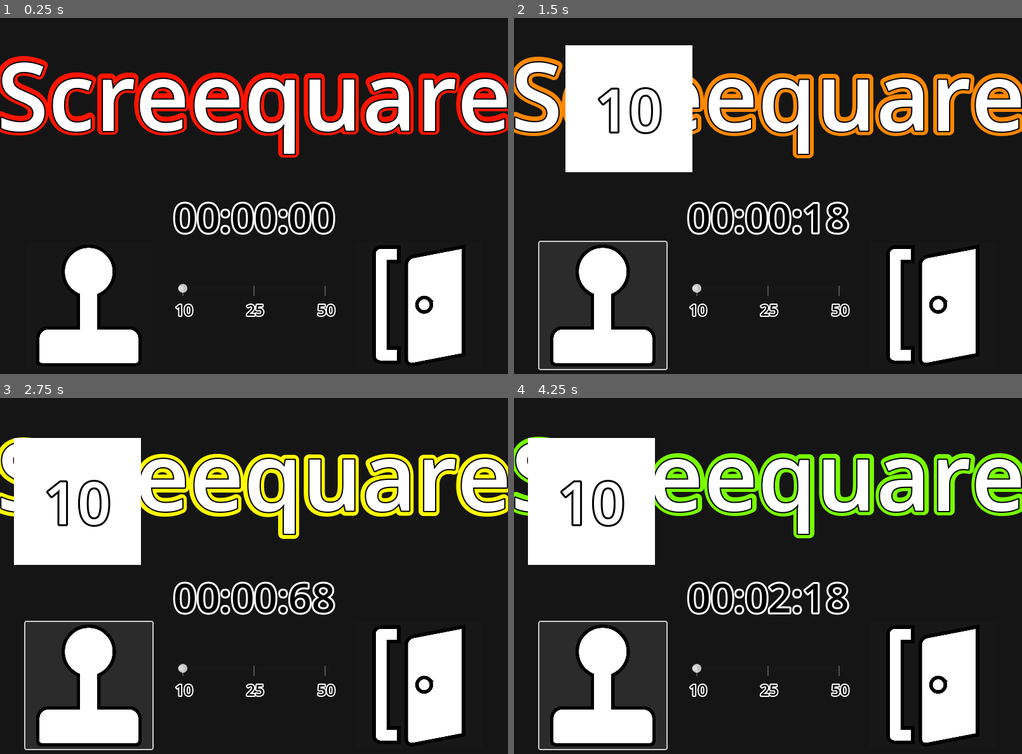
Above: before the commit, frames 1-4 (two rows, left to right).
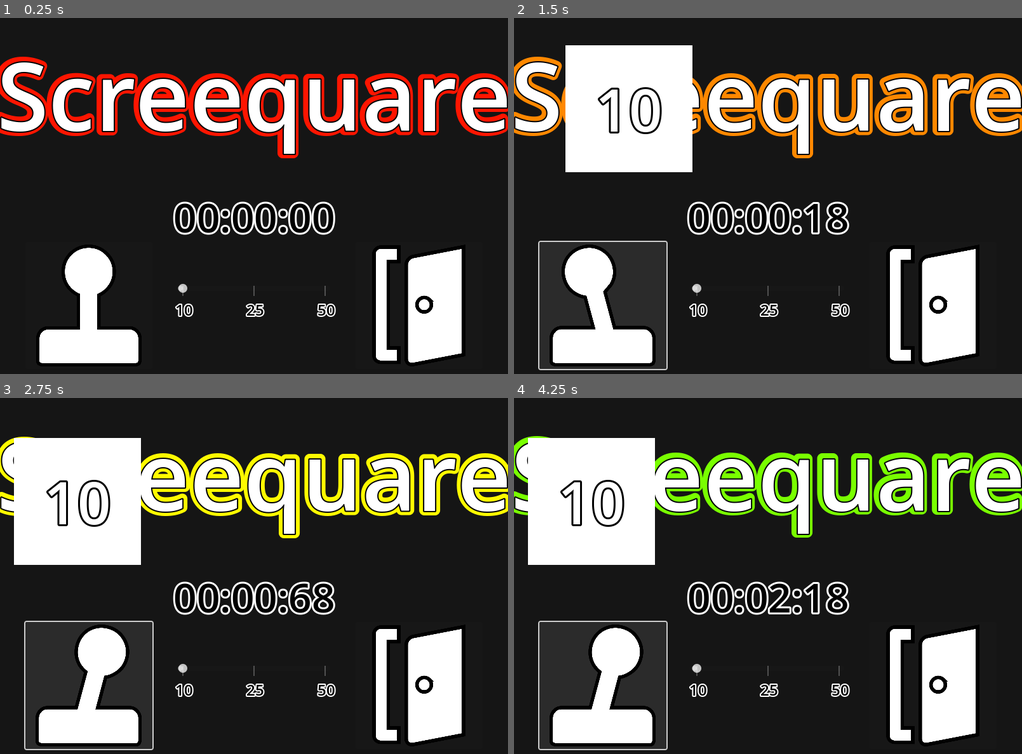
Above: after the commit, the same moments.

Repository: jcfp0003/Screequare
Game: Godot game, scene res://Scenes/MenuGUI.tscn
The game is run twice, just before and just after one commit, with the same random seed, the same clock (stepped at 60 frames per second) and the same inputs.
Inputs (mouse positions are in pixels of both pictures, inside the frame that each line leads up to):
- Up to frame 1 (0.25 s): no input
- Up to frame 2 (1.5 s): click (605, 306) at 0.5 s; click (605, 306) at 1.25 s
- Up to frame 3 (2.75 s): click (91, 686) at 2 s
- Up to frame 4 (4.25 s): no input

The runs differ from the first frame. In frame 1, 1.4% of the frame differs, in the area x 0-100%, y 10-40%; in frame 2, 2.1%; in frame 3, 2.3%; in frame 4, 2.9%, in the area x 0-100%, y 10-98%.

Commit message:
Display layout fix and menu animations

Diff:
--- a/Scenes/MenuGUI.tscn
+++ b/Scenes/MenuGUI.tscn
@@ -147,6 +147,9 @@
 font_color = Color(0, 0, 0, 1)
 outline_size = 8
 
+[sub_resource type="PlaceholderTexture2D" id="PlaceholderTexture2D_6vfjs"]
+size = Vector2(64, 64)
+
 [node name="MenuGui" type="Control"]
 layout_mode = 3
 anchors_preset = 15
@@ -154,6 +157,7 @@
 anchor_bottom = 1.0
 grow_horizontal = 2
 grow_vertical = 2
+script = ExtResource("1_q2fv6")
 
 [node name="GameControl" type="Node" parent="."]
 script = ExtResource("2_ftny7")
@@ -218,7 +222,6 @@
 label_settings = SubResource("LabelSettings_130k6")
 horizontal_alignment = 1
 vertical_alignment = 1
-script = ExtResource("1_q2fv6")
 
 [node name="Play" type="Button" parent="."]
 layout_mode = 1
@@ -250,15 +253,15 @@
 icon_alignment = 1
 expand_icon = true
 
-[node name="AnimationTree" type="AnimationTree" parent="."]
+[node name="TitleAnimTree" type="AnimationTree" parent="."]
 tree_root = SubResource("AnimationNodeStateMachine_xao1h")
-anim_player = NodePath("../AnimationPlayer")
+anim_player = NodePath("../TitleAnimPlayer")
 parameters/conditions/exitHovered = false
 parameters/conditions/exitUnhovered = false
 parameters/conditions/playHovered = false
 parameters/conditions/playUnhovered = false
 
-[node name="AnimationPlayer" type="AnimationPlayer" parent="."]
+[node name="TitleAnimPlayer" type="AnimationPlayer" parent="."]
 libraries = {
 "": SubResource("AnimationLibrary_yom7h"),
 "MainMenu": SubResource("AnimationLibrary_7hdt2")
@@ -307,11 +310,21 @@
 text = "50"
 label_settings = SubResource("LabelSettings_1xoy7")
 
+[node name="Button" type="Button" parent="."]
+visible = false
+layout_mode = 0
+offset_left = 33.0
+offset_top = 229.0
+offset_right = 105.0
+offset_bottom = 301.0
+icon = SubResource("PlaceholderTexture2D_6vfjs")
+
 [connection signal="pressed" from="GameControl/GameWindow/MainButton" to="GameControl" method="_main_button_press"]
-[connection signal="mouse_entered" from="Play" to="." method="_play_button_hovered"]
-[connection signal="mouse_exited" from="Play" to="." method="_play_button_exited"]
+[connection signal="mouse_entered" from="Play" to="." method="_play_btn_hovered"]
+[connection signal="mouse_exited" from="Play" to="." method="_play_btn_unhovered"]
 [connection signal="pressed" from="Play" to="GameControl" method="_play_button_press"]
-[connection signal="mouse_entered" from="Exit" to="." method="_exit_button_hovered"]
-[connection signal="mouse_exited" from="Exit" to="." method="_exit_button_exited"]
+[connection signal="mouse_entered" from="Exit" to="." method="_exit_btn_hovered"]
+[connection signal="mouse_exited" from="Exit" to="." method="_exit_btn_unhovered"]
 [connection signal="pressed" from="Exit" to="GameControl" method="_exit_pressed"]
 [connection signal="value_changed" from="ScoreSlider" to="GameControl" method="_score_drag_changed"]
+[connection signal="pressed" from="Button" to="GameControl" method="_main_button_press"]
--- a/Scripts/GameControl.gd
+++ b/Scripts/GameControl.gd
@@ -36,7 +36,7 @@
 
 # Game score button pressed, decrease count and relocate window randomly
 func _main_button_press():
-	game_score -= 1;
+	#game_score -= 1;
 	if game_score <= 0:
 		GAME_WINDOW.visible = false;
 		game_active = false;
@@ -65,10 +65,14 @@
 	var display_pos = DisplayServer.screen_get_position(target_display);
 	var display_siz = DisplayServer.screen_get_size(target_display);
 	# Pick random position in screen, limited by game window size (400), and add position offset (for multiscreen layouts)
-	gamewin_target_position.x = randi_range(display_pos.x, display_siz.x - 400) + display_pos.x;
-	gamewin_target_position.y = randi_range(display_pos.y, display_siz.y - 400) + display_pos.y;
+	gamewin_target_position.x = randi_range(0, display_siz.x - 400) + display_pos.x;
+	gamewin_target_position.y = randi_range(0, display_siz.y - 400) + display_pos.y;
 
 	#print(target_display, gamewin_target_position);
 
 func _exit_pressed():
 	get_tree().quit();
+
+#func _ready():
+	#for i in DisplayServer.get_screen_count():
+		#print(DisplayServer.screen_get_position(i), DisplayServer.screen_get_size(i));
--- a/Scripts/TitleAnimation.gd
+++ b/Scripts/TitleAnimation.gd
@@ -1,15 +1,42 @@
-extends Label
+extends Control
+
+@onready var LABEL_TITLE : Label = $Title;
+@onready var ANIM_TREE_TITLE : AnimationTree = $TitleAnimTree;
 
 var shadow_hue = 0.0;
 var shadow_max_offset = 6.0;
 
-# Update shadow position randomly and color by hue each frame
+# Update title animations each frame
 func _process(delta):
-	self.label_settings.shadow_color = Color.from_hsv(shadow_hue, 1.0, 1.0, 1.0)
+	# Title shadow color by hue and shadow position randomly
+	LABEL_TITLE.label_settings.shadow_color = Color.from_hsv(shadow_hue, 1.0, 1.0, 1.0)
 	if shadow_hue < 1.0:
 		shadow_hue += 0.001
 	else:
 		shadow_hue = 0.0
+	var added_offset = Vector2(randf_range(-shadow_max_offset, shadow_max_offset), randf_range(-shadow_max_offset, shadow_max_offset));
+	LABEL_TITLE.label_settings.shadow_offset = lerp(LABEL_TITLE.label_settings.shadow_offset, added_offset, 0.1);
 
-	var added_offset = Vector2(randf_range(-shadow_max_offset, shadow_max_offset), randf_range(-shadow_max_offset, shadow_max_offset));
-	self.label_settings.shadow_offset = lerp(self.label_settings.shadow_offset, added_offset, 0.1);
+func _play_btn_hovered():
+	ANIM_TREE_TITLE.set("parameters/conditions/playHovered", true);
+	ANIM_TREE_TITLE.set("parameters/conditions/playUnhovered", false);
+	ANIM_TREE_TITLE.set("parameters/conditions/exitHovered", false);
+	ANIM_TREE_TITLE.set("parameters/conditions/exitUnhovered", false);
+
+func _play_btn_unhovered():
+	ANIM_TREE_TITLE.set("parameters/conditions/playHovered", false);
+	ANIM_TREE_TITLE.set("parameters/conditions/playUnhovered", true);
+	ANIM_TREE_TITLE.set("parameters/conditions/exitHovered", false);
+	ANIM_TREE_TITLE.set("parameters/conditions/exitUnhovered", false);
+
+func _exit_btn_hovered():
+	ANIM_TREE_TITLE.set("parameters/conditions/playHovered", false);
+	ANIM_TREE_TITLE.set("parameters/conditions/playUnhovered", false);
+	ANIM_TREE_TITLE.set("parameters/conditions/exitHovered", true);
+	ANIM_TREE_TITLE.set("parameters/conditions/exitUnhovered", false);
+
+func _exit_btn_unhovered():
+	ANIM_TREE_TITLE.set("parameters/conditions/playHovered", false);
+	ANIM_TREE_TITLE.set("parameters/conditions/playUnhovered", false);
+	ANIM_TREE_TITLE.set("parameters/conditions/exitHovered", false);
+	ANIM_TREE_TITLE.set("parameters/conditions/exitUnhovered", true);
Not shown: 1 places in Scenes/MenuGUI.tscn that only renumber resources
